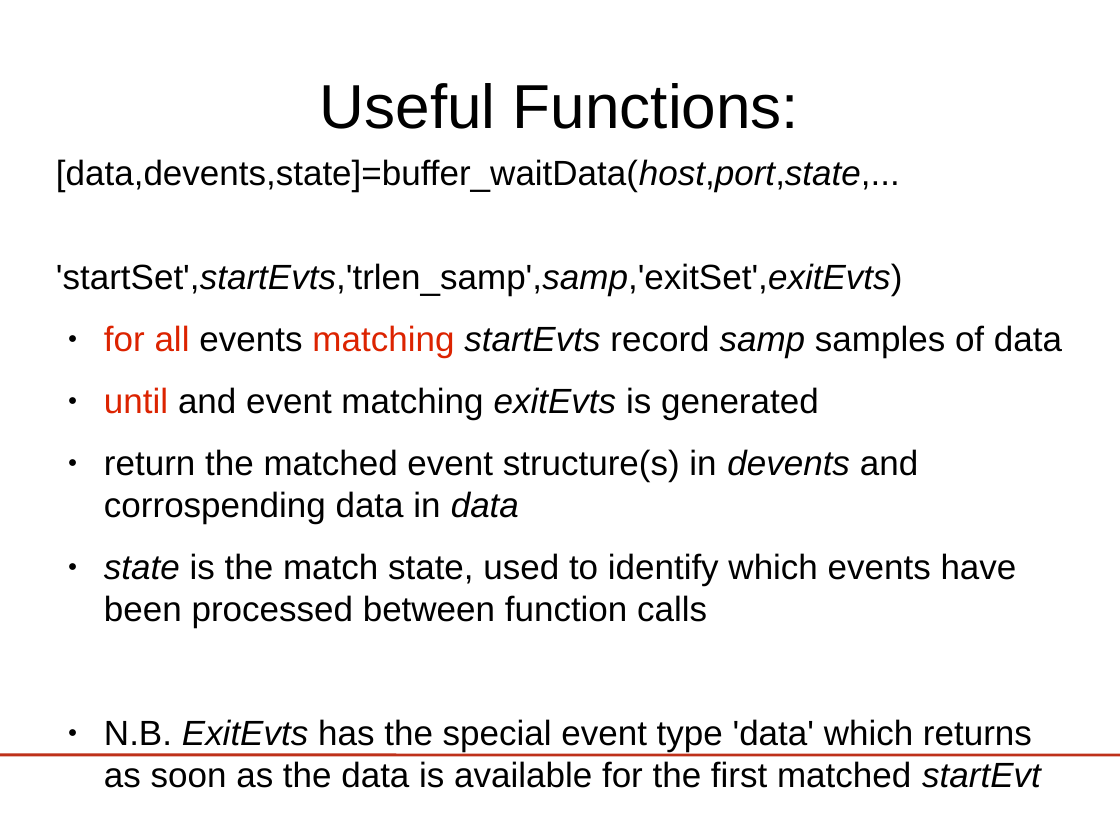
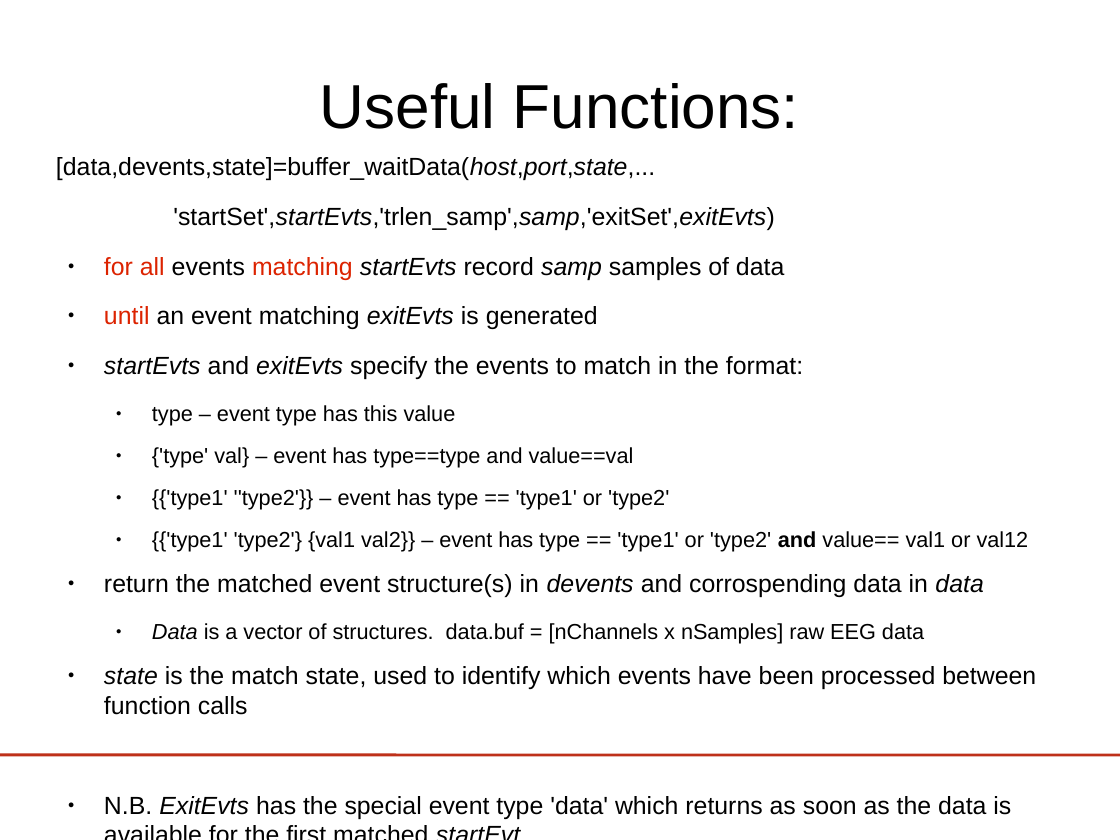
Before and after one commit to phpvdb/buffer_bci, a slide deck: slide 32 of tutorial/lect3-helloworld/HelloWorld_ERPViewer.odp (slide 26 before the commit). Drawn at 1120x840 pixels with LibreOffice and Linux fonts; fonts in the diff are those of the drawing; background and template pictures are left out. Boxes give left, top, right and bottom in pixels: in the first picture for what was removed or moved away, otherwise in the second. Text is boxed around its words. In the diff, an @@ line names an element or a change of style, - is before the commit and + after.

```diff
--- a/tutorial/lect3-helloworld/HelloWorld_ERPViewer.odp
+++ b/tutorial/lect3-helloworld/HelloWorld_ERPViewer.odp
@@ text at (56,157,1036,819): size 24.8 to 17.6 pt in "[data,devents,state]=buffer_waitData(host,port,state,...", "'startSet',startEvts,'trlen_samp',samp,'exitSet',exitEvts)", "for all events matching startEvts record samp ...", "return the matched event structure(s) in devents ..." and 2 more places @@
@@ text at (104,306,1029,552): text changed; size 24.8 to 15.4 pt @@
-● until and event matching exitEvts is generated
+● until an event matching exitEvts is generated
+● startEvts and exitEvts specify the events to match in the format:
+  ● type – event type has this value
+  ● {'type' val} – event has type==type and value==val
+  ● {{'type1' ''type2'}} – event has type == 'type1' or 'type2'
+  ● {{'type1' 'type2'} {val1 val2}} – event has type == 'type1' or 'type2' and value== val1 or val12
@@ text at (152,623,924,644): paragraph added @@
+  ● Data is a vector of structures. data.buf = [nChannels x nSamples] raw EEG data
```
Also in this commit, not shown: 4 other slides changed, 6 slides added, 1 other file.
